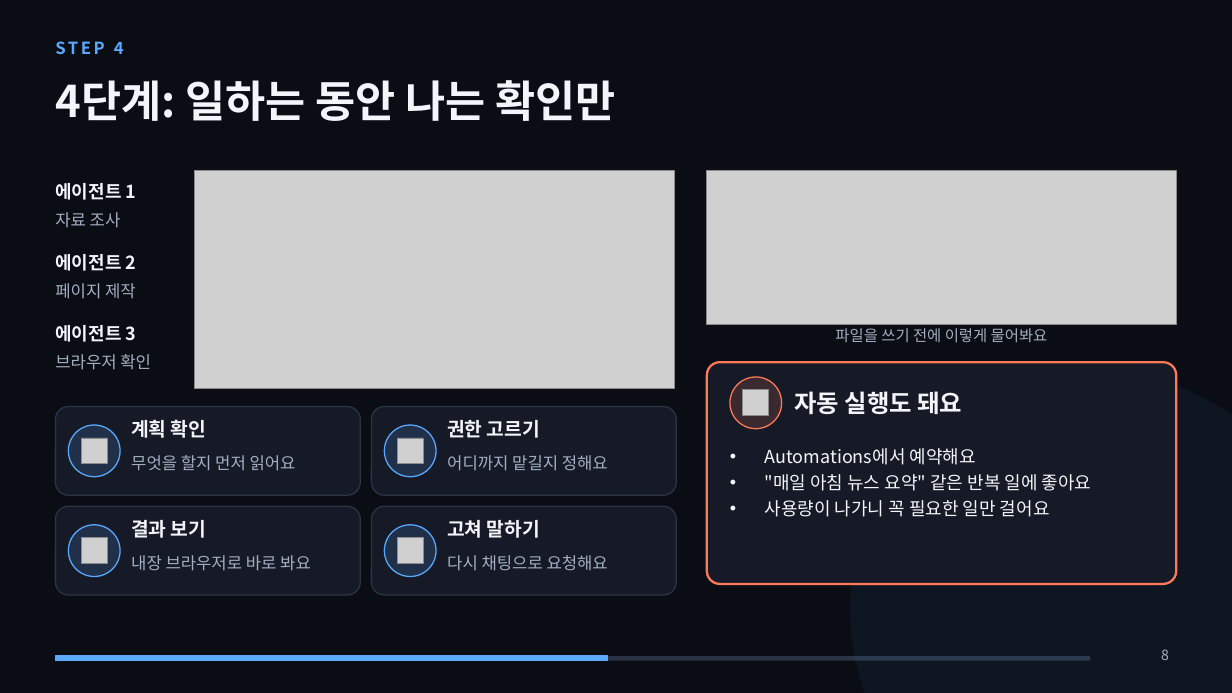
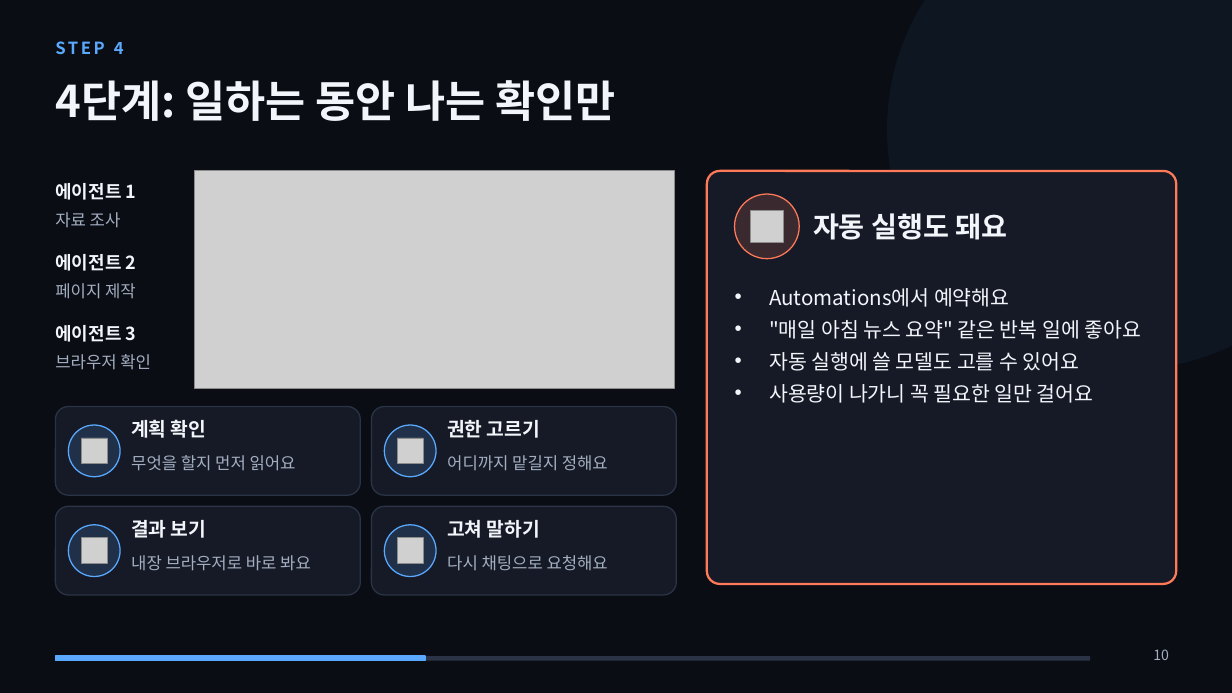
Before and after one commit to metaluca27/huhsame-script, a slide deck: slide 10 of docs/강의/안티그라비티_입문/안티그라비티_입문_강의.pptx (slide 8 before the commit). Drawn at 1232x693 pixels with LibreOffice and Linux fonts; fonts in the diff are those of the drawing; grey boxes stand for pictures. Boxes give left, top, right and bottom in pixels: in the first picture for what was removed or moved away, otherwise in the second. Text is boxed around its words. In the diff, an @@ line names an element or a change of style, - is before the commit and + after.

```diff
--- a/docs/강의/안티그라비티_입문/안티그라비티_입문_강의.pptx
+++ b/docs/강의/안티그라비티_입문/안티그라비티_입문_강의.pptx
@@ ellipse: place and size @@
-ellipse at bbox=[850, 370, 1232, 693]
+ellipse at bbox=[887, 0, 1232, 370]
@@ rounded rectangle: place and size @@
-rounded rectangle at bbox=[707, 362, 1177, 584]
+rounded rectangle at bbox=[707, 171, 1177, 584]
@@ rounded rectangle at bbox=[707, 171, 1177, 584]: proportions changed @@
@@ picture removed at bbox=[707, 171, 1177, 324] @@
@@ ellipse: place and size @@
-ellipse at bbox=[730, 377, 782, 429]
+ellipse at bbox=[735, 194, 799, 259]
@@ text "자동 실행도 돼요": place and size @@
-text "자동 실행도 돼요" at bbox=[795, 391, 963, 414]
+text "자동 실행도 돼요" at bbox=[813, 213, 1007, 240]
@@ text "자동 실행도 돼요" at bbox=[813, 213, 1007, 240]: size 19 to 22 pt @@
@@ picture: place and size @@
-picture at bbox=[743, 390, 769, 416]
+picture at bbox=[750, 210, 783, 242]
@@ text "Automations에서 예약해요": place and size @@
-text "Automations에서 예약해요" at bbox=[765, 448, 1092, 517]
+text "Automations에서 예약해요" at bbox=[769, 288, 1141, 403]
@@ text at bbox=[769, 288, 1141, 403]: size 14 to 16 pt in "Automations에서 예약해요", ""매일 아침 뉴스 요약" 같은 반복 일에 ...", "사용량이 나가니 꼭 필요한 일만 걸어요"; line spacing 1.2 to 1.3 @@
@@ text removed at bbox=[835, 328, 1048, 342] @@
-파일을 쓰기 전에 이렇게 물어봐요
@@ text at bbox=[769, 352, 1080, 371]: paragraph added @@
+• 자동 실행에 쓸 모델도 고를 수 있어요
@@ rectangle: place and size @@
-rectangle at bbox=[55, 656, 607, 661]
+rectangle at bbox=[55, 656, 425, 661]
@@ page number at bbox=[1153, 649, 1169, 660]: text changed @@
-8
+10
```
Also in this commit, not shown: 13 other slides changed, 13 slides added, 13 other files.
